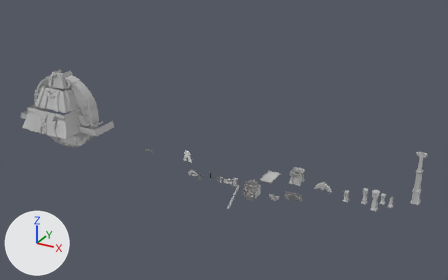
The Blender file Great Seal Recreation/Assets/Meshes/AllBlenderMeshes.blend: old version first, new version second.
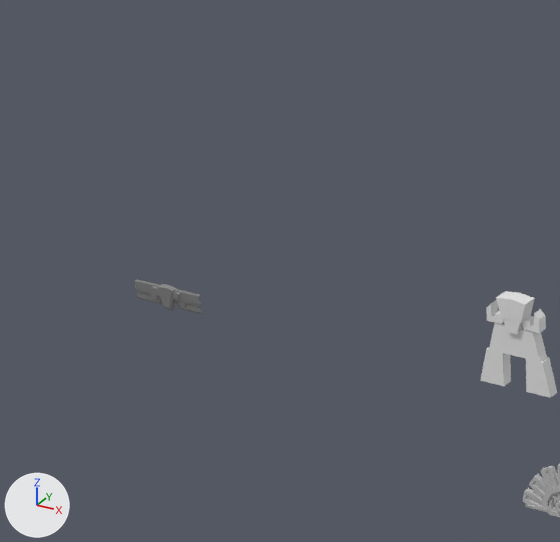
There are two pictures of each version: one whole from a camera (50 mm lens) standing at (245.1, -332.8, 188.3) and looking at (52.8, 16.8, 13.5), one close up on the part from 29% to 43% of the width and 42% to 64% of the height. Arrows for +X, +Y and +Z are at lower left; the lights stay in place.

Script lines for the objects in view, before the commit:
```python
me_mesh_040 = bpy.data.meshes.new('Mesh.040')
me_mesh_040.from_pydata(...)  # 681 vertices, 503 faces; spans x -3.69..3.69, y -1.0..3.64, z -0.39..0.11
me_mesh_040.materials.append(mat_lambert1_006)  # grey #bcbcbc
me_plane_002 = bpy.data.meshes.new('Plane.002')
me_plane_002.from_pydata(...)  # 52 vertices, 31 faces; spans x 0.0..3.17, y -1.36..0.0, z -0.12..7.64
me_plane_004 = bpy.data.meshes.new('Plane.004')
me_plane_004.from_pydata(...)  # 72 vertices, 39 faces; spans x -0.38..3.09, y -0.4..0.16, z -1.26..0.96
me_plane_004.materials.append(mat_lambert1_007)  # grey #bcbcbc
ob_doorway1 = bpy.data.objects.new('Doorway1', me_plane_002)
ob_doorway1.location = (33.18, 0.0, 0.0)
_m = ob_doorway1.modifiers.new('Mirror', 'MIRROR')
_m.use_clip = True
ob_tympanum0 = bpy.data.objects.new('Tympanum0', me_mesh_040)
ob_tympanum0.location = (44.55, -12.49, -2.74)
ob_tympanum0.rotation_euler = (1.571, 0.0, 0.0)  # degrees (90, 0, 0)
ob_wall_deco2 = bpy.data.objects.new('Wall_Deco2', me_plane_004)
ob_wall_deco2.location = (0.0, 0.0, 0.0)
_m = ob_wall_deco2.modifiers.new('Mirror', 'MIRROR')
_m.use_clip = True
```
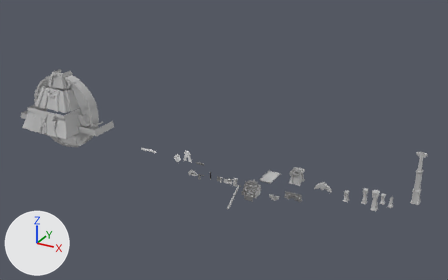
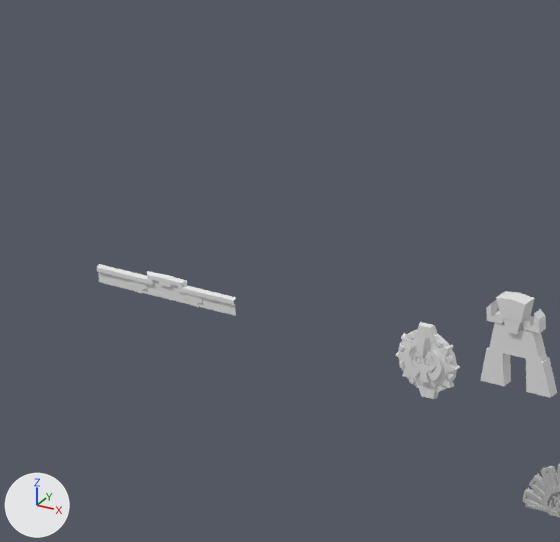
Commit message: Tympanum1, Wall_Deco3

What differs and where, as boxes [x1, y1, x2, y2] in the close-ups (560 x 542 px):
'Tympanum1', added: after [396, 322, 460, 399]
'Wall_Deco3', added: after [97, 264, 236, 316]
'Wall_Deco2', moved (not visible afterwards): before [135, 279, 202, 314]

Diff of the bpy script that builds the scene:
```diff
--- a/Great Seal Recreation/Assets/Meshes/AllBlenderMeshes.blend.py
+++ b/Great Seal Recreation/Assets/Meshes/AllBlenderMeshes.blend.py
@@ me_plane_015 @@
+me_plane_015.from_pydata(...)  # 58 vertices, 38 faces; spans x 0.0..6.63, y -0.38..0.0, z -0.17..1.84
@@ me_plane_010 @@
+me_plane_010.from_pydata(...)  # 221 vertices, 154 faces; spans x 0.0..2.87, y -0.99..0.0, z -3.13..3.13
@@ ob_wall_deco2 @@
 ob_wall_deco2 = bpy.data.objects.new('Wall_Deco2', me_plane_004)
-ob_wall_deco2.location = (0.0, 0.0, 0.0)
+ob_wall_deco2.location = (43.23, 0.0, 0.0)
 _m = ob_wall_deco2.modifiers.new('Mirror', 'MIRROR')
@@ ob_wall_deco3 @@
+ob_wall_deco3 = bpy.data.objects.new('Wall_Deco3', me_plane_015)
+ob_wall_deco3.location = (0.0, 0.0, 0.0)
+_m = ob_wall_deco3.modifiers.new('Mirror', 'MIRROR')
+_m.use_clip = True
@@ ob_tympanum1 @@
+ob_tympanum1 = bpy.data.objects.new('Tympanum1', me_plane_010)
+ob_tympanum1.location = (24.65, 0.0, 0.0)
+_m = ob_tympanum1.modifiers.new('Mirror', 'MIRROR')
+_m.use_clip = True
```
